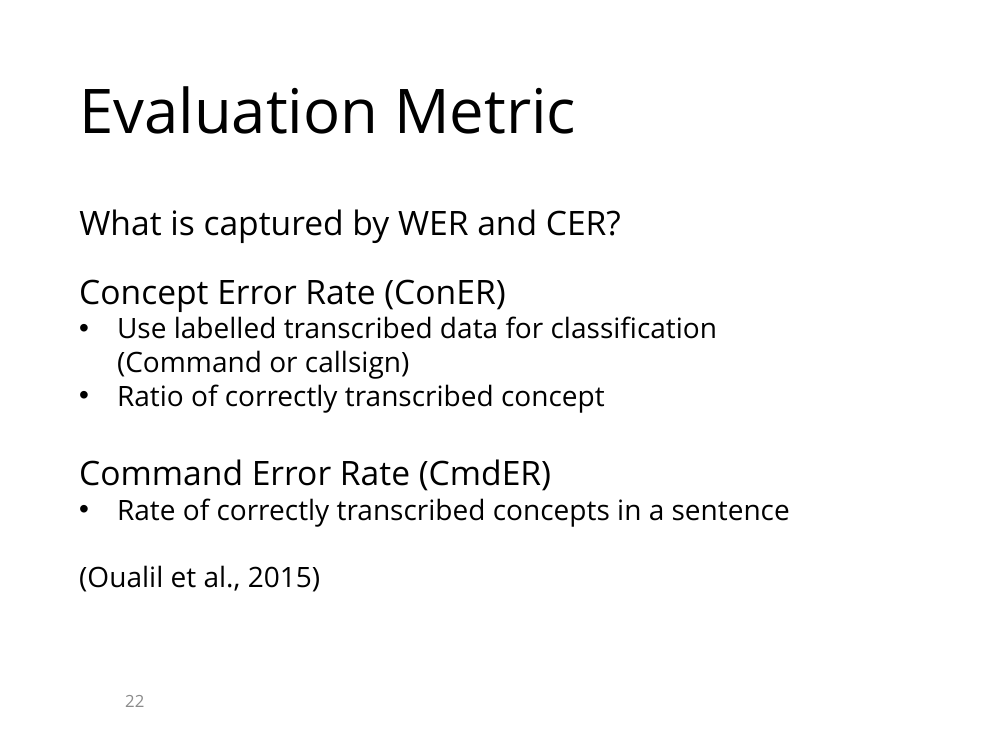
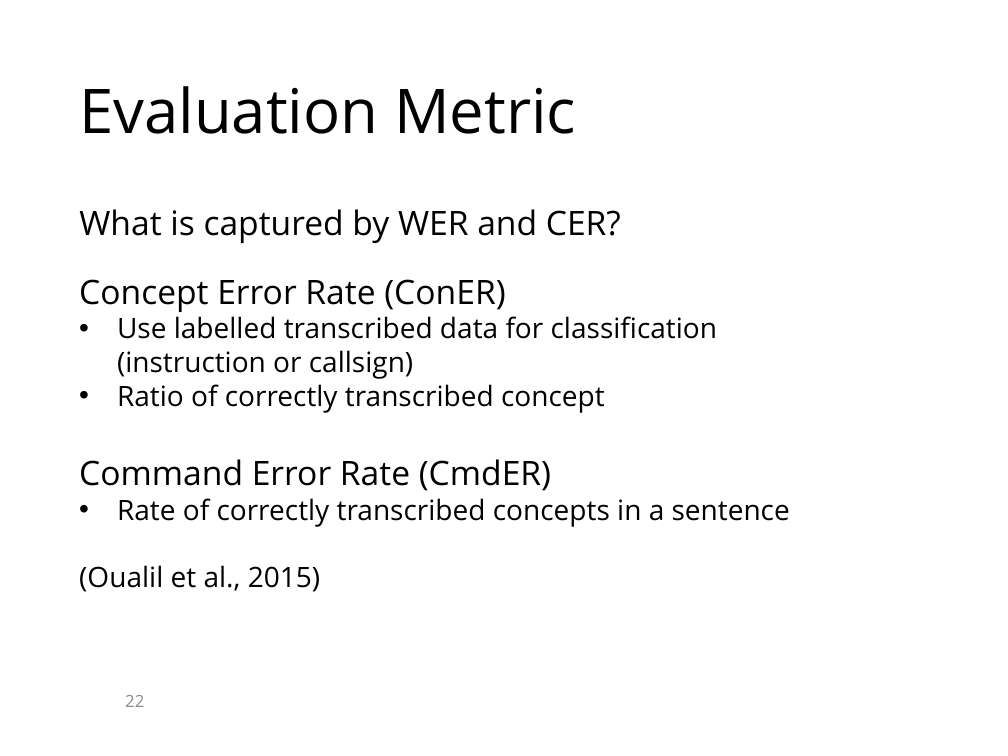
Before and after one commit to KaranChand/ATC, a slide deck: slide 22 of Thesis presentation ATC.pptx. Drawn at 1008x756 pixels with LibreOffice and Linux fonts; fonts in the diff are those of the drawing; background and template pictures are left out. Boxes give left, top, right and bottom in pixels: in the first picture for what was removed or moved away, otherwise in the second. Text is boxed around its words. In the diff, an @@ line names an element or a change of style, - is before the commit and + after.

```diff
--- a/Thesis presentation ATC.pptx
+++ b/Thesis presentation ATC.pptx
@@ text at (117, 316, 717, 379): text changed @@
-• Use labelled transcribed data for classification (Command or callsign)
+• Use labelled transcribed data for classification (instruction or callsign)
```
Also in this commit, not shown: 14 other slides changed.
